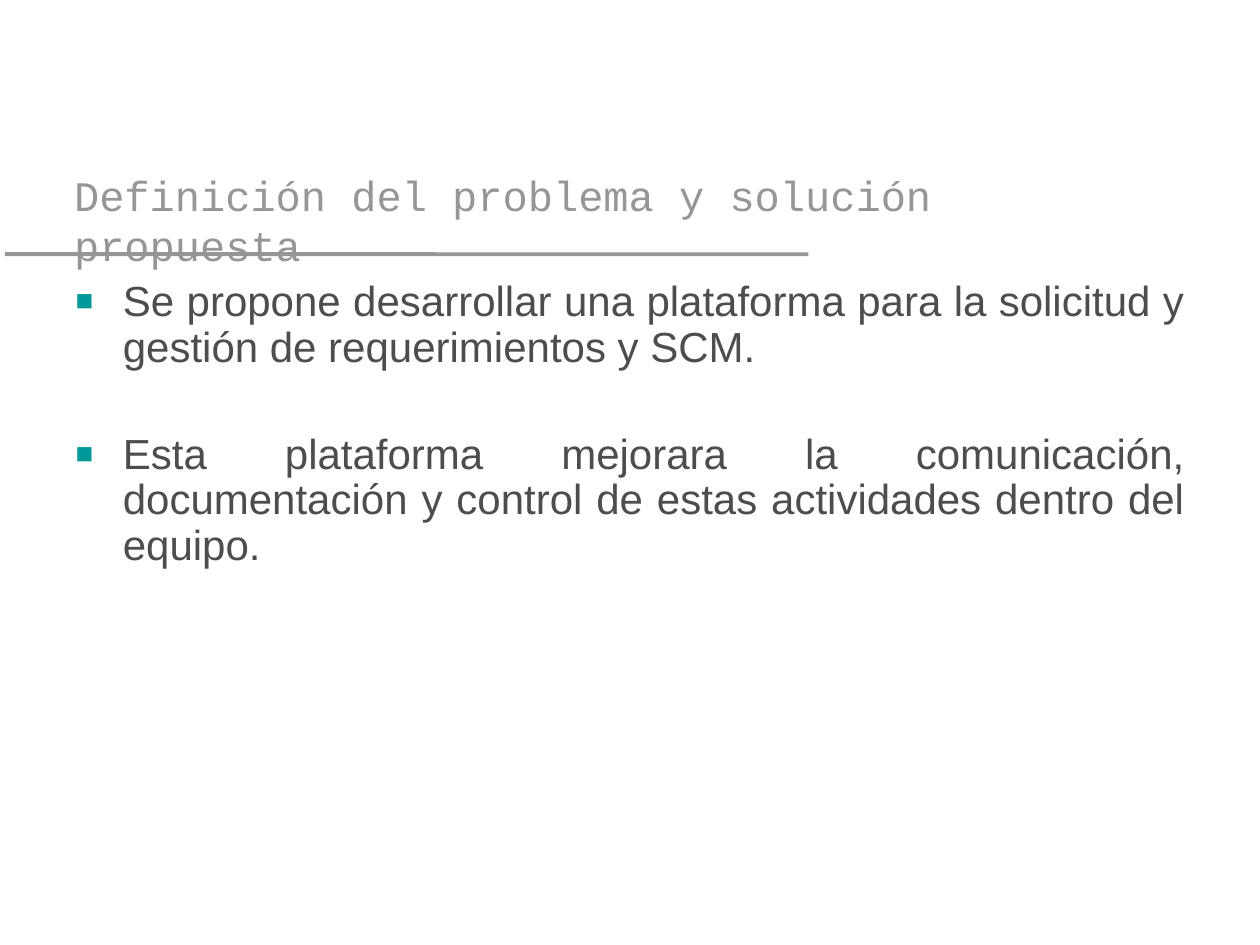
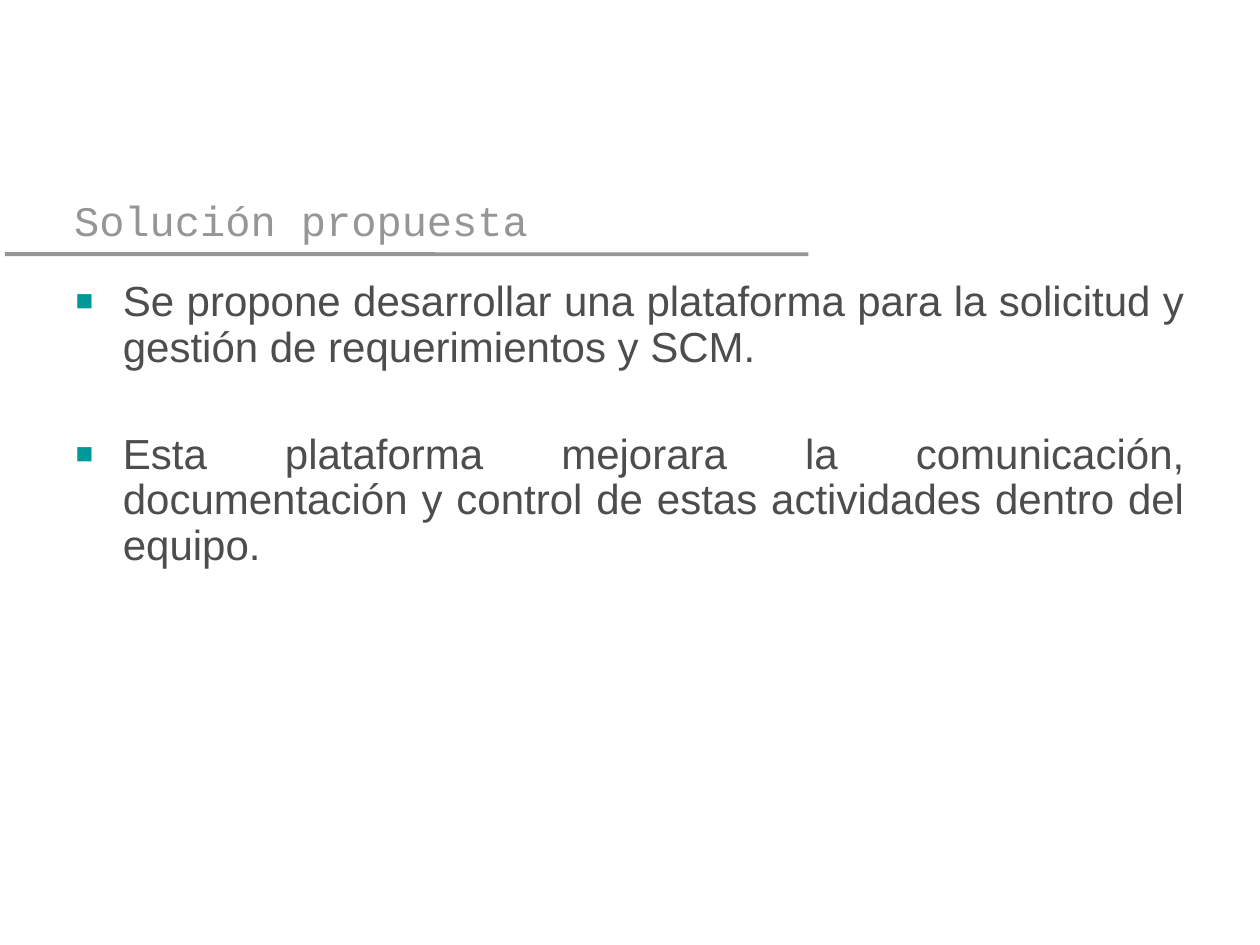
Before and after one commit to yano2h/TESIS, a slide deck: slide 13 of Presentaciones/Plantilla Pres 2_2012.pptx. Drawn at 1260x945 pixels with LibreOffice and Linux fonts; fonts in the diff are those of the drawing; background and template pictures are left out. Boxes give left, top, right and bottom in pixels: in the first picture for what was removed or moved away, otherwise in the second. Text is boxed around its words. In the diff, an @@ line names an element or a change of style, - is before the commit and + after.

```diff
--- a/Presentaciones/Plantilla Pres 2_2012.pptx
+++ b/Presentaciones/Plantilla Pres 2_2012.pptx
@@ title at (x1=74, y1=205, x2=528, y2=245): text changed @@
-Definición del problema y solución propuesta
+Solución propuesta
```
Also in this commit, not shown: 7 other slides changed, 4 slides added, 3 slides removed, 1 other file.
